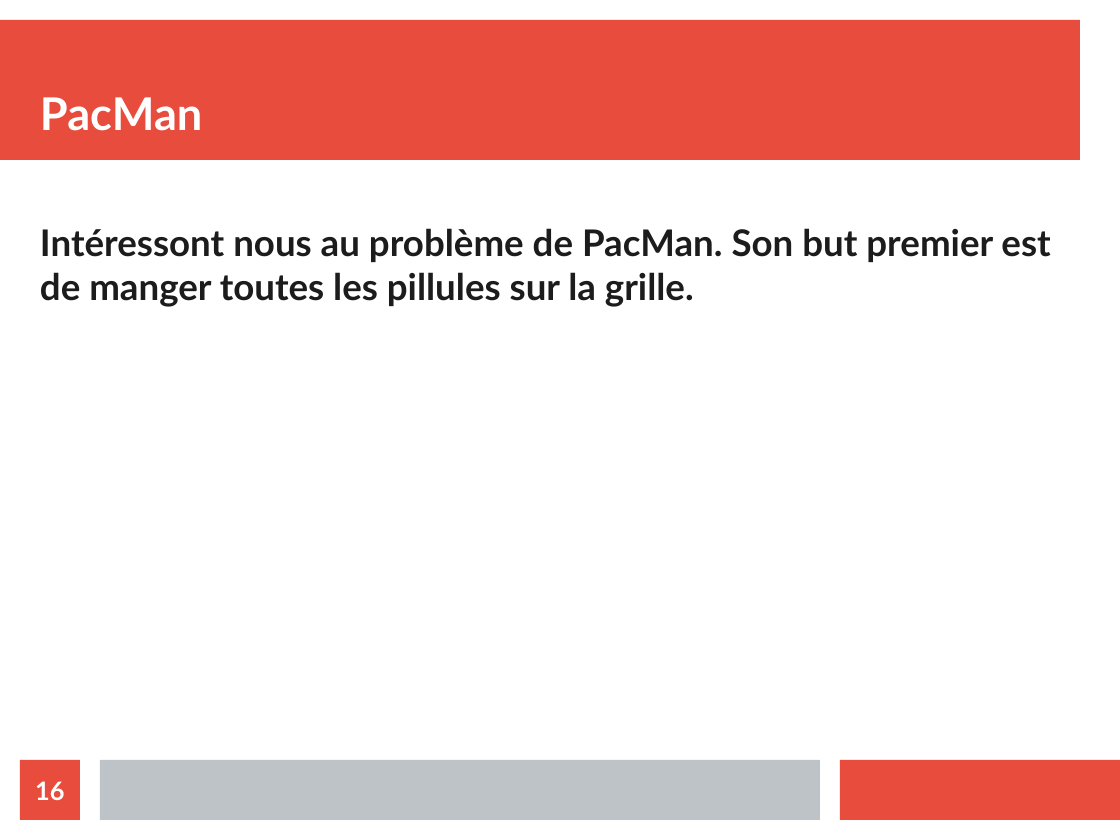
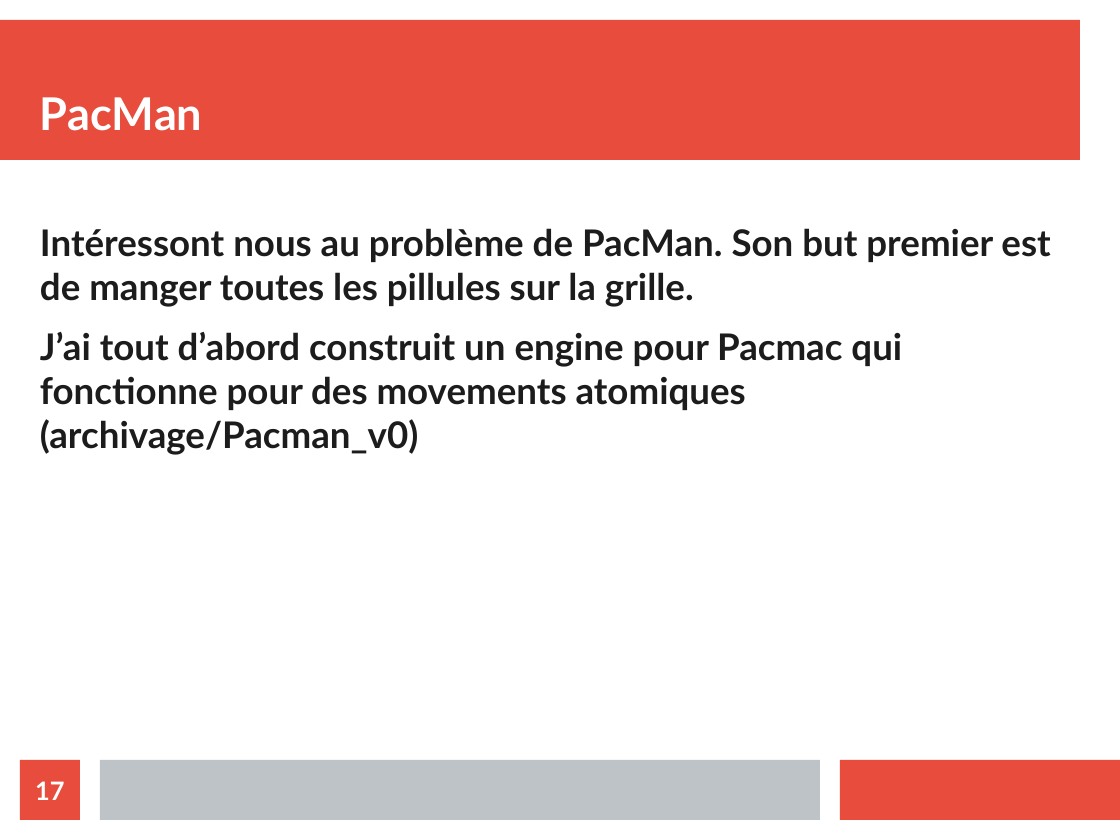
Before and after one commit to ValentinLebouvier/TAL2019, a slide deck: slide 17 of Comptes Rendus/CR_10-05.odp (slide 16 before the commit). Drawn at 1120x840 pixels with LibreOffice and Linux fonts; fonts in the diff are those of the drawing. Boxes give left, top, right and bottom in pixels: in the first picture for what was removed or moved away, otherwise in the second. Text is boxed around its words. In the diff, an @@ line names an element or a change of style, - is before the commit and + after.

```diff
--- a/Comptes Rendus/CR_10-05.odp
+++ b/Comptes Rendus/CR_10-05.odp
@@ text at (x1=40, y1=332, x2=902, y2=455): paragraph added @@
+J’ai tout d’abord construit un engine pour Pacmac qui fonctionne pour des movements atomiques (archivage/Pacman_v0)
@@ page number at (x1=35, y1=781, x2=64, y2=800): text changed @@
-16
+17
```
Also in this commit, not shown: 1 other slide changed, 10 slides added, 18 other files.
